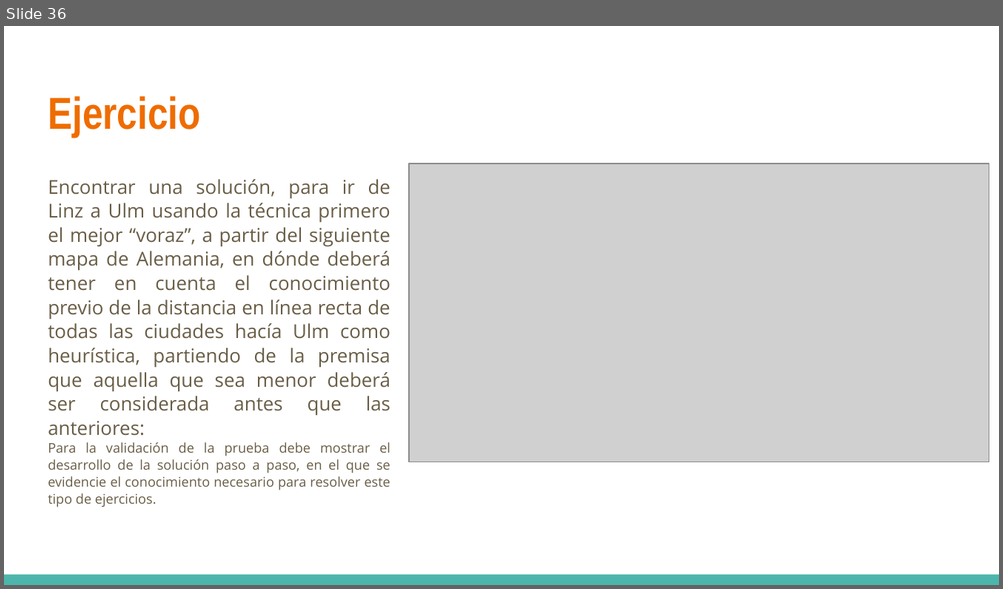
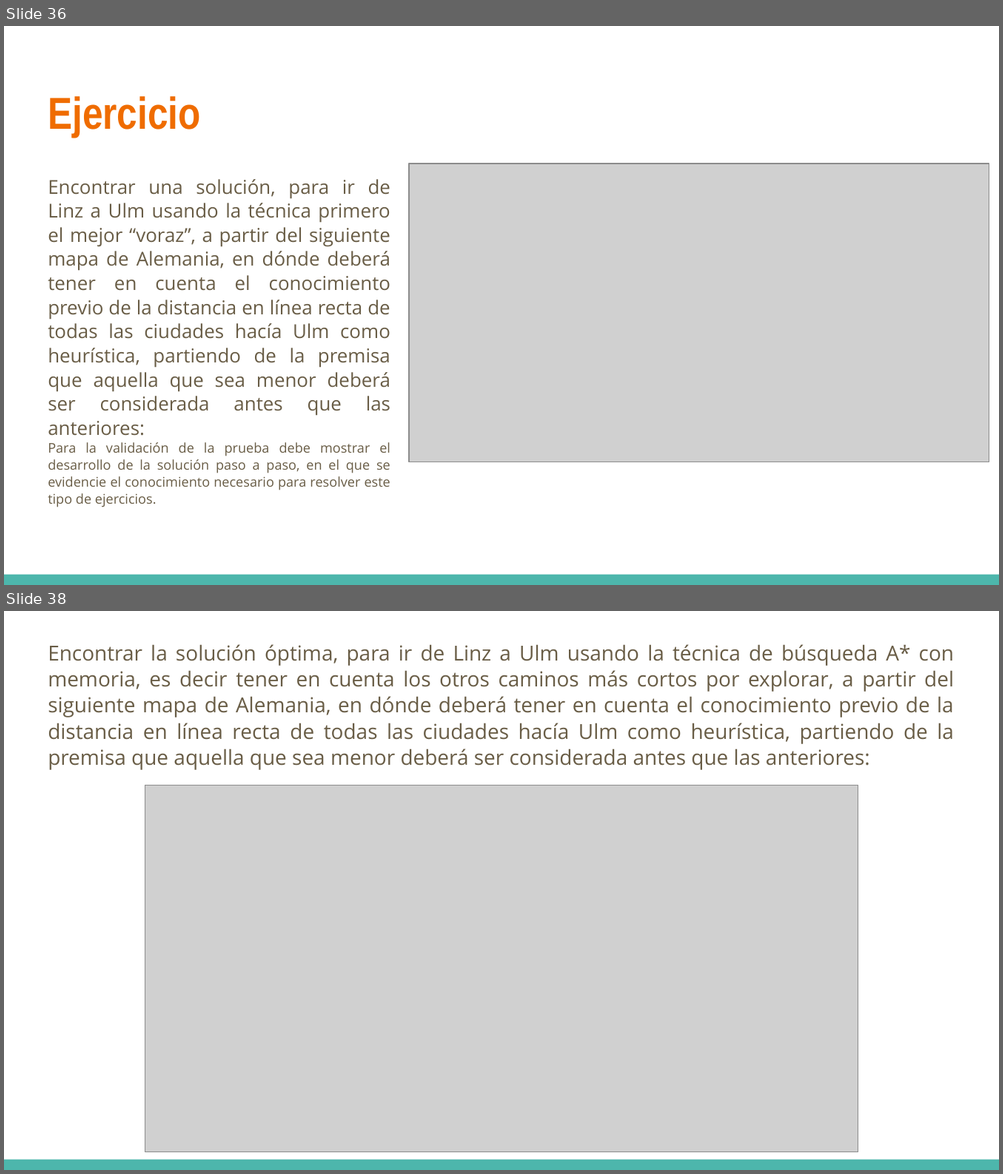
Before and after one commit to norbeydanilo/artificial-intelligence, a slide deck: 09.busqueda-de-soluciones-informada.pptx. Shown one above the other, each under a label of ours: slide 36 before the commit, slides 36 and 38 after it; the slides between them are not shown. The pictures are 1003x589 and 1003x1174 pixels, drawn with LibreOffice and Linux fonts; fonts in the diff are those of the drawing; grey boxes stand for pictures. Boxes give left, top, right and bottom in pixels: in the first picture for what was removed or moved away, otherwise in the second. Text is boxed around its words. In the diff, an @@ line names an element or a change of style, - is before the commit and + after.

Commit message:
update soluciones informadas

```diff
--- a/09.busqueda-de-soluciones-informada.pptx
+++ b/09.busqueda-de-soluciones-informada.pptx
@@ slide 38 added at [4,611,999,1170], background #FFFFFF; not listed: 1 template element that a slide beside it also shows @@
@@ text added at [48,644,953,770], 15 pt, text #695D46 @@
+Encontrar la solución óptima, para ir de Linz a Ulm usando la técnica de búsqueda A* con memoria, es decir tener en cuenta los otros caminos más cortos por explorar, a partir del siguiente mapa de Alemania, en dónde deberá tener en cuenta el conocimiento previo de la distancia en línea recta de todas las ciudades hacía Ulm como heurística, partiendo de la premisa que aquella que sea menor deberá ser considerada antes que las anteriores:
@@ picture added at [145,785,858,1152] @@
```
